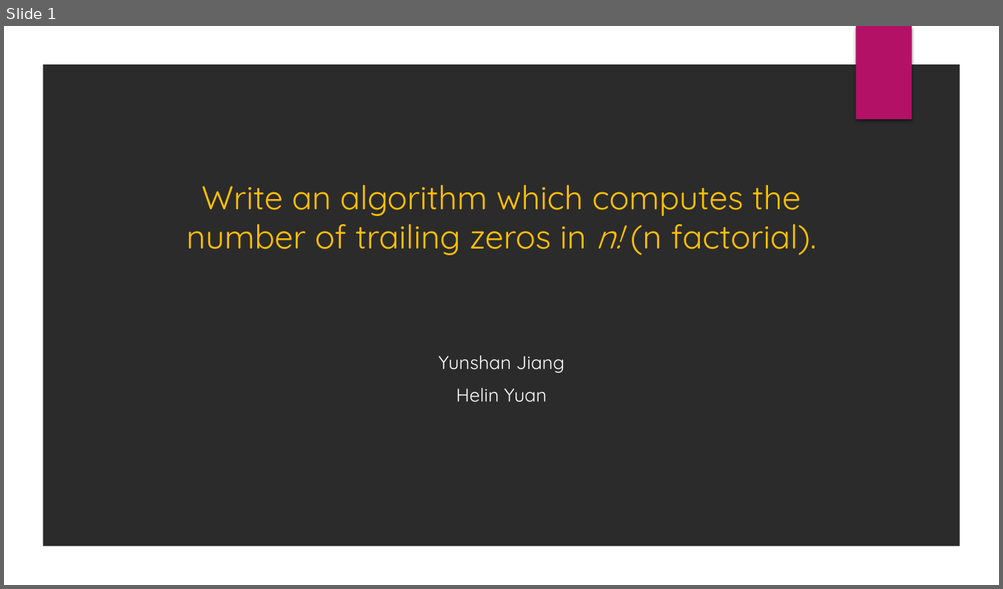
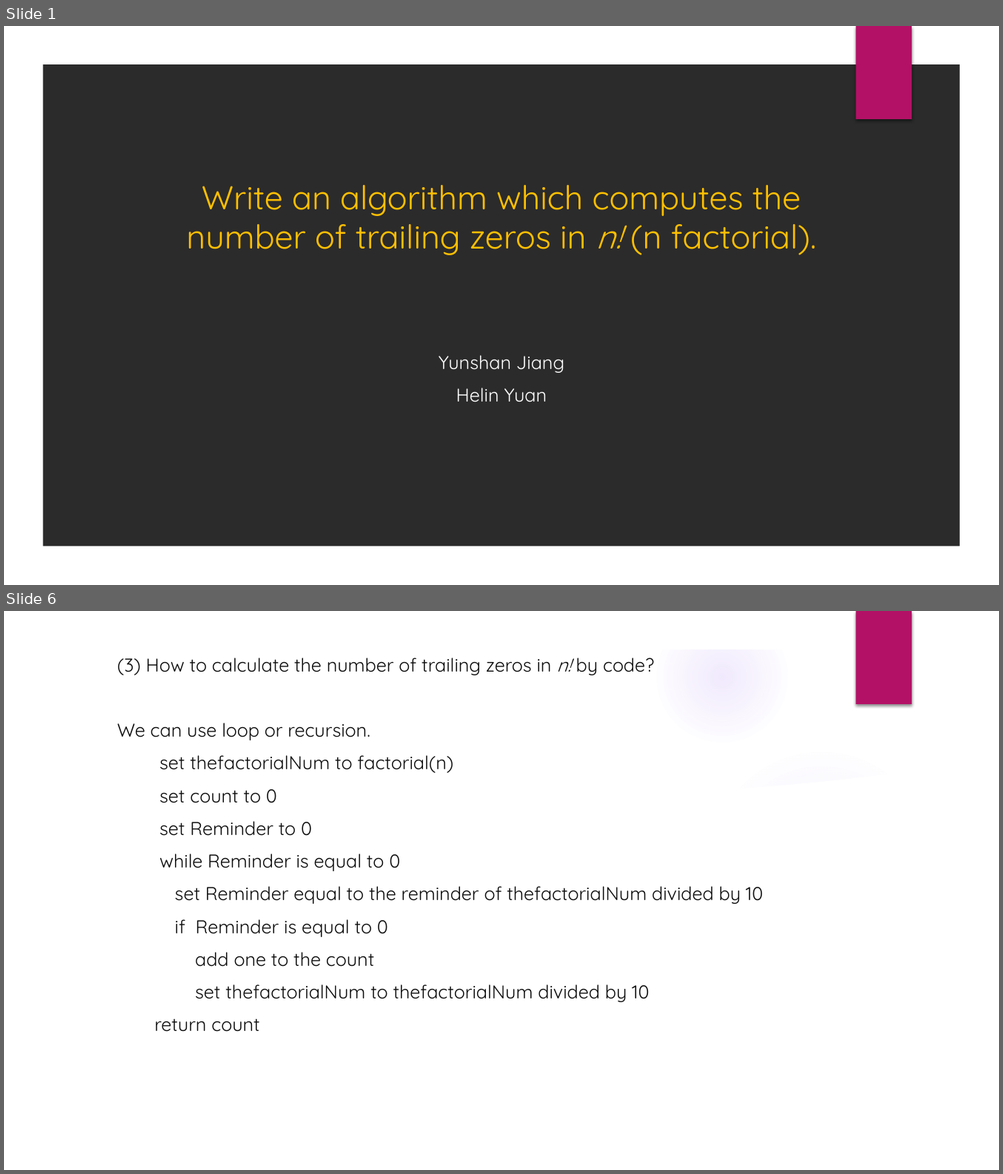
Before and after one commit to YunshanJiang/TripleTreeEngine, a slide deck: Docs/Advance programming PPT.pptx. Shown one above the other, each under a label of ours: slide 1 before the commit, slides 1 and 6 after it; the slides between them are not shown. The pictures are 1003x589 and 1003x1174 pixels, drawn with LibreOffice and Linux fonts; fonts in the diff are those of the drawing; background and template pictures are left out; a plain dark background stands for a picture behind light text. Boxes give left, top, right and bottom in pixels: in the first picture for what was removed or moved away, otherwise in the second. Text is boxed around its words. In the diff, an @@ line names an element or a change of style, - is before the commit and + after.

```diff
--- a/Docs/Advance programming PPT.pptx
+++ b/Docs/Advance programming PPT.pptx
@@ slide 6 added at (x1=4, y1=611, x2=999, y2=1170), background picture (left out); not listed: 2 template elements that a slide beside it also shows @@
@@ text added at (x1=117, y1=658, x2=762, y2=1032), 18 pt, text #0D0D0D @@
+(3) How to calculate the number of trailing zeros in n! by code?
+We can use loop or recursion.
+set thefactorialNum to factorial(n)
+set count to 0
+set Reminder to 0
+while Reminder is equal to 0
+set Reminder equal to the reminder of thefactorialNum divided by 10
+if Reminder is equal to 0
+add one to the count
+set thefactorialNum to thefactorialNum divided by 10
+return count
@@ group added at (x1=4, y1=612, x2=967, y2=1170): 5 ellipses, 2 freeform shapes @@
```
Also in this commit, not shown: 5 other slides added, 32 other files.
